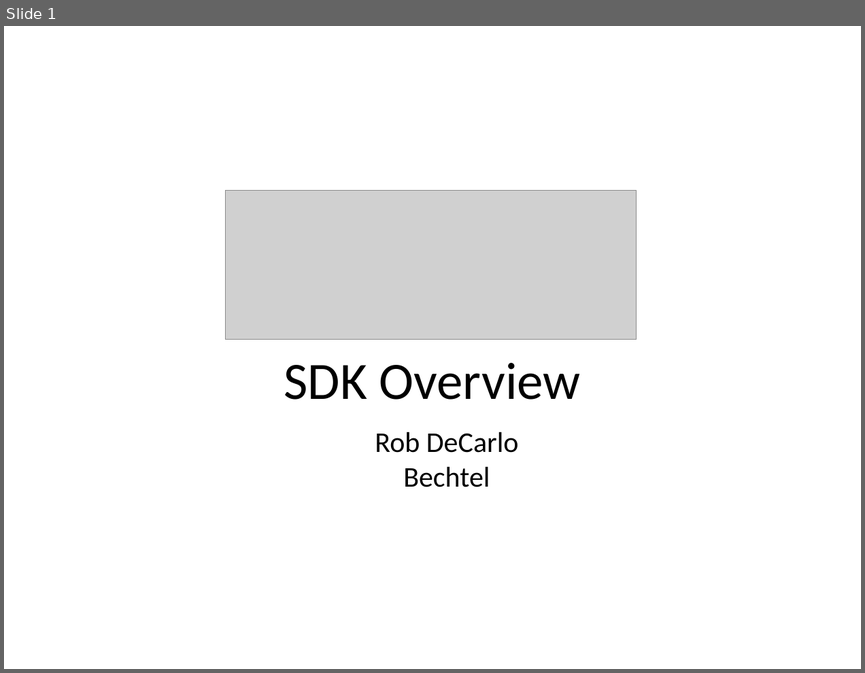
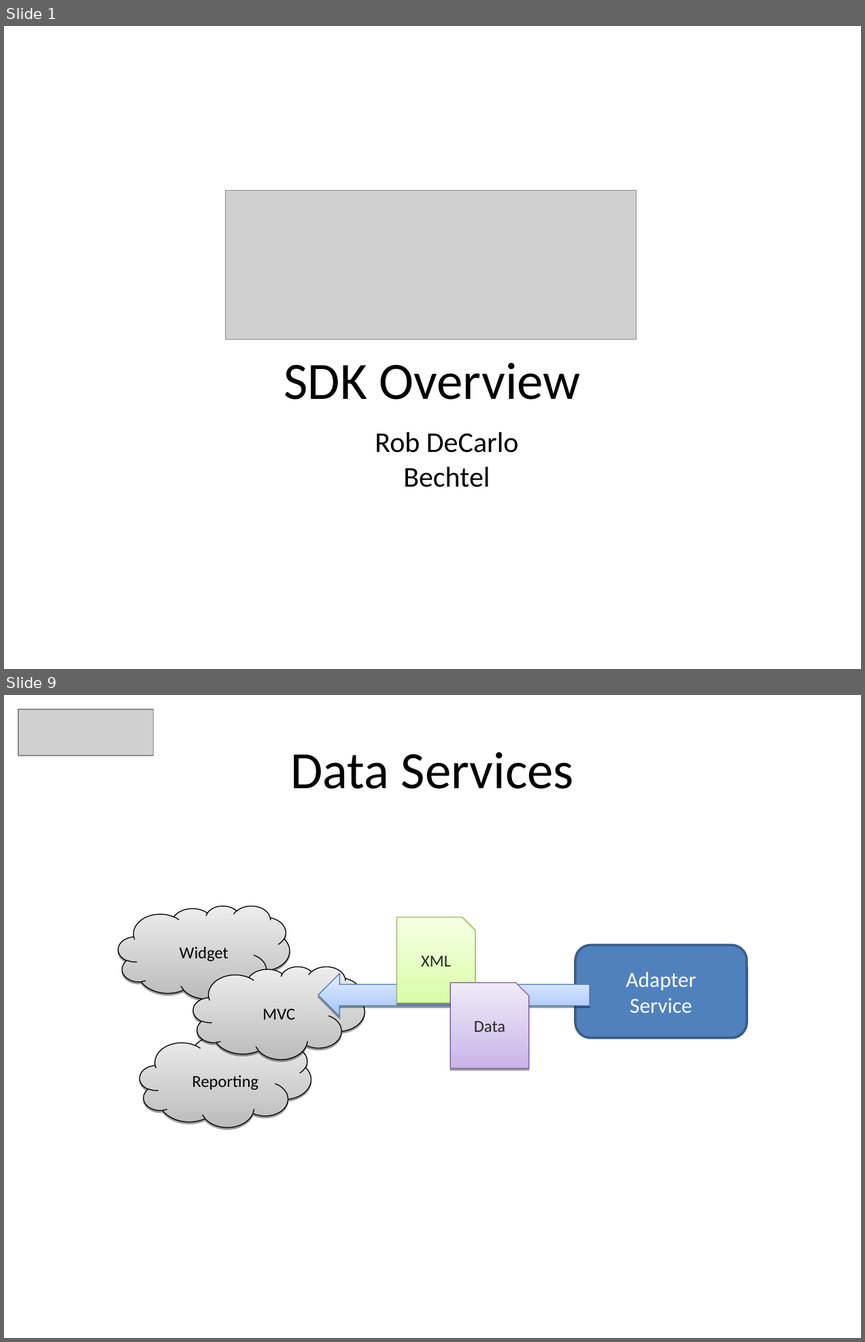
Before and after one commit to heyena/iring-tools, a slide deck: branches/2.0.x/Documentation/iRINGTools_SDK_Overview_v2.0.0.ppt. Shown one above the other, each under a label of ours: slide 1 before the commit, slides 1 and 9 after it; the slides between them are not shown. The pictures are 865x673 and 865x1342 pixels, drawn with LibreOffice and Linux fonts; fonts in the diff are those of the drawing; grey boxes stand for pictures; background and template pictures are left out. Boxes give left, top, right and bottom in pixels: in the first picture for what was removed or moved away, otherwise in the second. Text is boxed around its words. In the diff, an @@ line names an element or a change of style, - is before the commit and + after.

```diff
--- a/branches/2.0.x/Documentation/iRINGTools_SDK_Overview_v2.0.0.ppt
+++ b/branches/2.0.x/Documentation/iRINGTools_SDK_Overview_v2.0.0.ppt
@@ slide 9 added at <box>4,695,861,1338</box>, background #FFFFFF @@
@@ picture added at <box>18,709,154,756</box> @@
@@ text added at <box>290,752,574,789</box>, 44 pt, text #000000 @@
+Data Services
@@ freeform shape added at <box>118,906,290,998</box>, fill gradient #BCBCBC to #EDEDED, outline #000000 0.74 pt, 14 pt, text #000000 @@
+Widget
@@ freeform shape added at <box>396,917,475,1002</box>, fill gradient #DAFDA7 to #F5FFE6, outline #98B954 0.74 pt, 14 pt, text #262626 @@
+XML
@@ rounded rectangle added at <box>575,945,747,1038</box>, fill #4F81BD, outline #385D8A 2.01 pt, 18 pt, text #FFFFFF @@
+Adapter
+Service
@@ freeform shape added at <box>193,966,364,1059</box>, fill gradient #BCBCBC to #EDEDED, outline #000000 0.74 pt, 14 pt, text #000000 @@
+MVC
@@ right arrow added at <box>318,974,590,1016</box>, fill gradient #A3C4FF to #E5EEFF, outline #4A7EBB 0.74 pt @@
@@ freeform shape added at <box>450,983,529,1068</box>, fill gradient #C9B5E8 to #F0EAF9, outline #7D60A0 0.74 pt, 14 pt, text #262626 @@
+Data
@@ freeform shape added at <box>139,1034,311,1127</box>, fill gradient #BCBCBC to #EDEDED, outline #000000 0.74 pt, 14 pt, text #000000 @@
+Reporting
```
Also in this commit, not shown: 8 slides changed, 7 other slides added, 5 slides removed, 1 other file.
